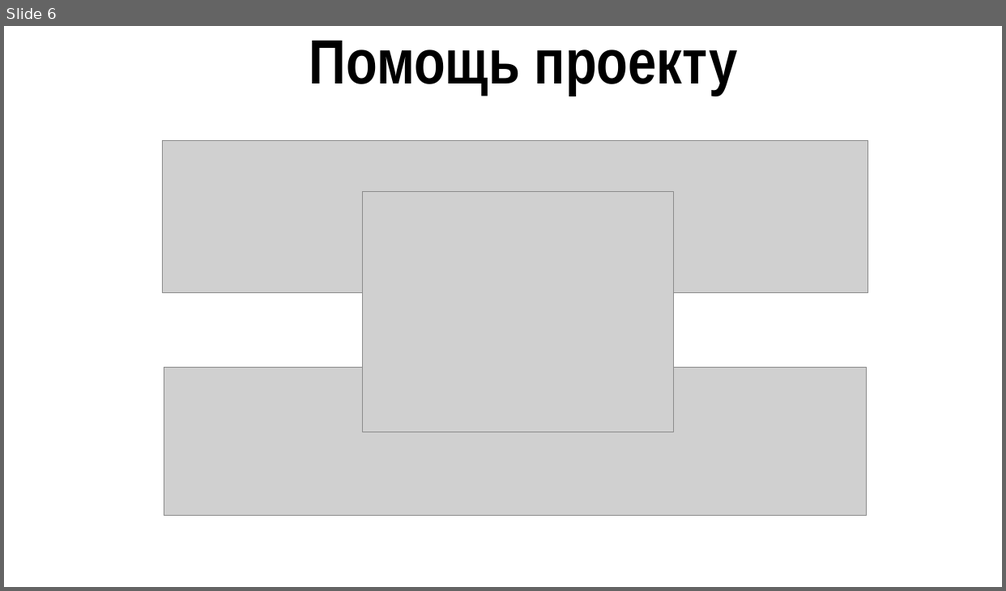
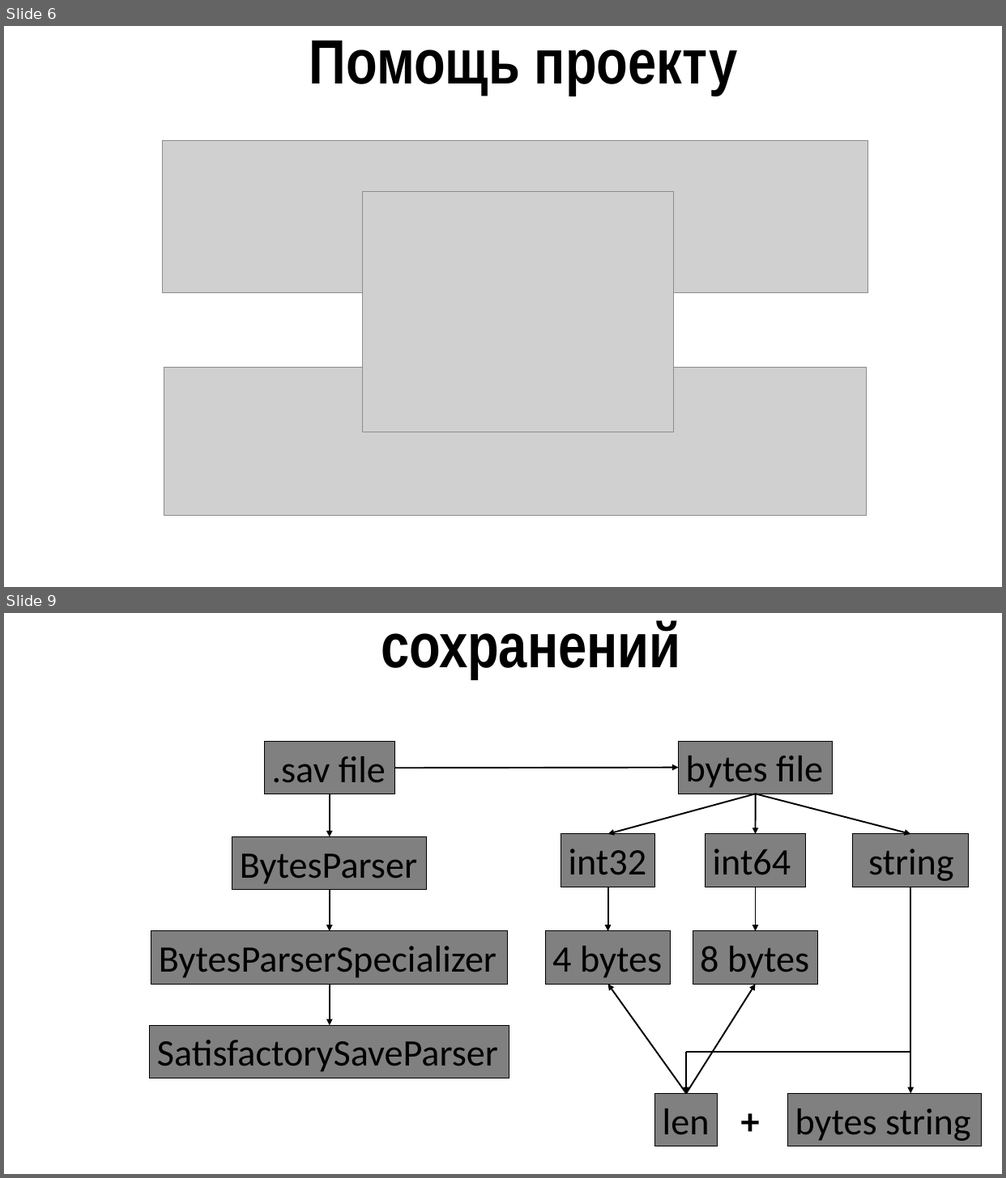
Before and after one commit to Vlad-Lucky/Web_Satisfactory_Savings, a slide deck: presentation.pptx. Shown one above the other, each under a label of ours: slide 6 before the commit, slides 6 and 9 after it; the slides between them are not shown. The pictures are 1006x591 and 1006x1178 pixels, drawn with LibreOffice and Linux fonts; fonts in the diff are those of the drawing; grey boxes stand for pictures; background and template pictures are left out. Boxes give left, top, right and bottom in pixels: in the first picture for what was removed or moved away, otherwise in the second. Text is boxed around its words. In the diff, an @@ line names an element or a change of style, - is before the commit and + after.

```diff
--- a/presentation.pptx
+++ b/presentation.pptx
@@ slide 9 added at bbox=[4, 613, 1002, 1174], background picture (left out) @@
@@ text added at bbox=[381, 620, 681, 679], 60.2 pt, text #000000, bold @@
+Проверка сохранений
@@ rectangle added at bbox=[265, 742, 394, 795], fill #808080, outline #000000 0.75 pt, 36 pt, text #000000 @@
+.sav file
@@ rectangle added at bbox=[679, 741, 833, 794], fill #808080, outline #000000 0.75 pt, 36 pt, text #000000 @@
+bytes file
@@ arrow added from (394, 768) to (679, 767), #000000 1.5 pt @@
@@ arrow added from (330, 794) to (330, 837), #000000 1.5 pt @@
@@ arrow added from (756, 794) to (608, 834), #000000 1.5 pt @@
@@ arrow added from (756, 794) to (756, 834), #000000 1.5 pt @@
@@ arrow added from (756, 794) to (910, 834), #000000 1.5 pt @@
@@ rectangle added at bbox=[232, 837, 427, 890], fill #808080, outline #000000 0.75 pt, 36 pt, text #000000 @@
+BytesParser
@@ rectangle added at bbox=[561, 834, 655, 887], fill #808080, outline #000000 0.75 pt, 36 pt, text #000000 @@
+int32
@@ rectangle added at bbox=[705, 834, 806, 887], fill #808080, outline #000000 0.75 pt, 36 pt, text #000000 @@
+int64
@@ rectangle added at bbox=[853, 834, 969, 887], fill #808080, outline #000000 0.75 pt, 36 pt, text #000000 @@
+string
@@ arrow added from (330, 890) to (330, 931), #000000 1.5 pt @@
@@ arrow added from (608, 887) to (608, 931), #000000 1.5 pt @@
@@ arrow added from (756, 887) to (756, 931), #000000 1.5 pt @@
@@ arrow added from (910, 887) to (910, 1093), #000000 1.5 pt @@
@@ rectangle added at bbox=[151, 931, 508, 984], fill #808080, outline #000000 0.75 pt, 36 pt, text #000000 @@
+BytesParserSpecializer
@@ rectangle added at bbox=[545, 931, 671, 984], fill #808080, outline #000000 0.75 pt, 36 pt, text #000000 @@
+4 bytes
@@ rectangle added at bbox=[692, 931, 819, 984], fill #808080, outline #000000 0.75 pt, 36 pt, text #000000 @@
+8 bytes
@@ arrow added from (330, 984) to (330, 1025), #000000 1.5 pt @@
@@ arrow added from (686, 1093) to (608, 984), #000000 1.5 pt @@
@@ arrow added from (686, 1093) to (756, 984), #000000 1.5 pt @@
@@ rectangle added at bbox=[150, 1025, 510, 1079], fill #808080, outline #000000 0.75 pt, 36 pt, text #000000 @@
+SatisfactorySaveParser
@@ arrow added from (686, 1052) to (686, 1093), #000000 1.5 pt @@
@@ line added from (686, 1052) to (910, 1052), #000000 1.5 pt @@
@@ rectangle added at bbox=[655, 1093, 718, 1147], fill #808080, outline #000000 0.75 pt, 36 pt, text #000000 @@
+len
@@ text added at bbox=[734, 1093, 768, 1147], 36 pt, text #000000, bold @@
++
@@ rectangle added at bbox=[788, 1093, 981, 1147], fill #808080, outline #000000 0.75 pt, 36 pt, text #000000 @@
+bytes string
```
Also in this commit, not shown: 3 slides changed, 2 other slides added, 2 slides removed, 1 other file.
